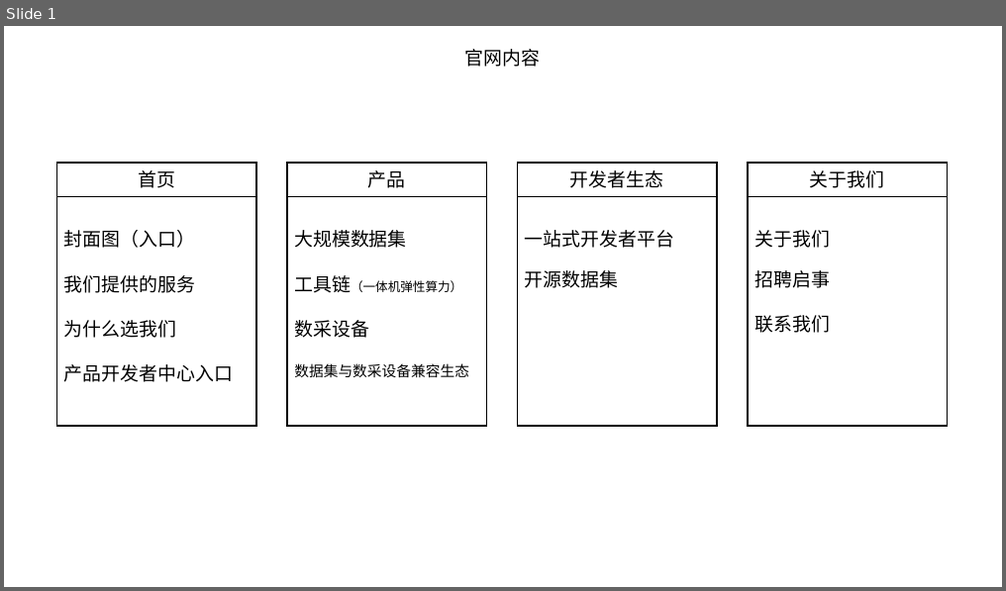
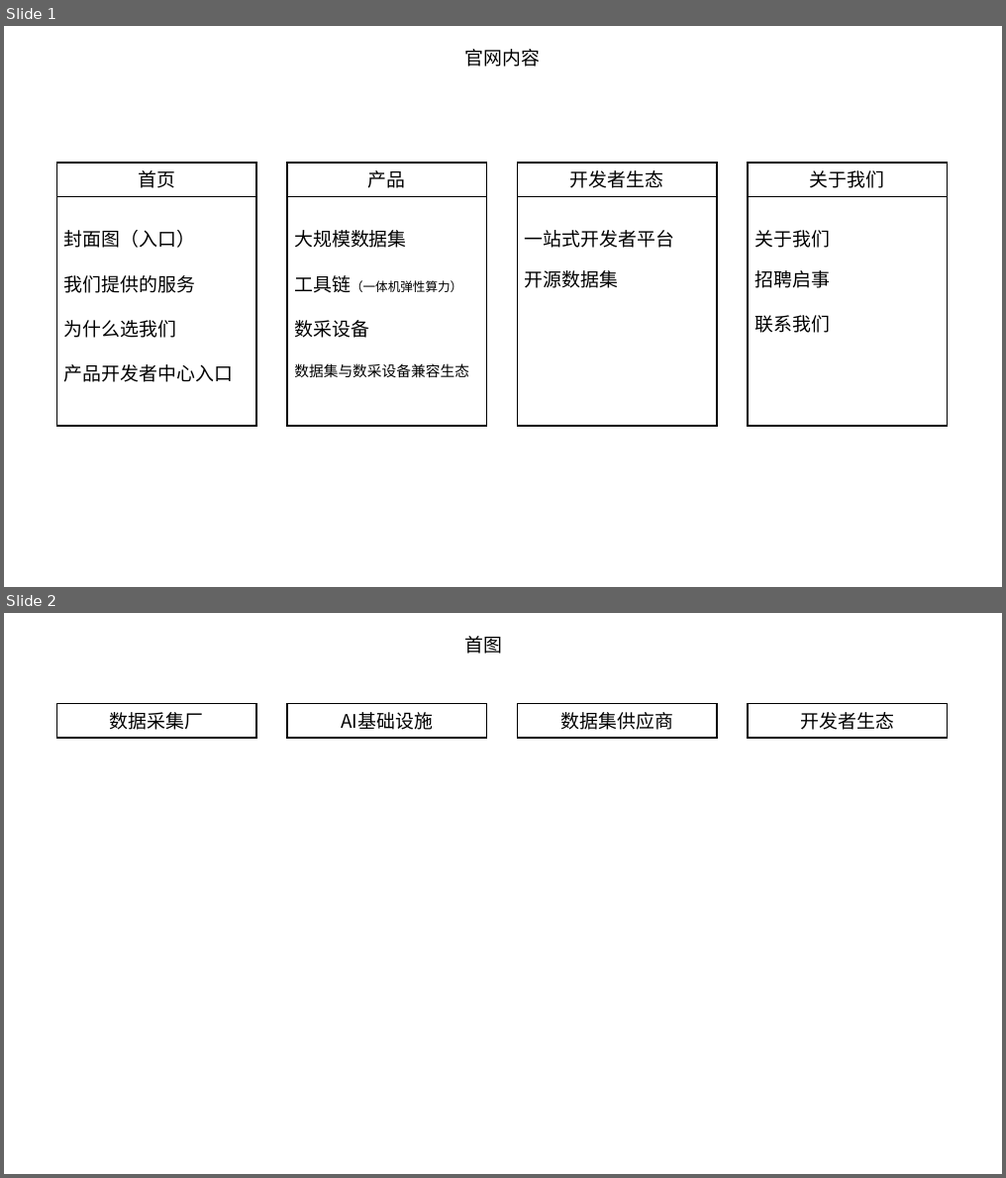
Before and after one commit to Boxjod/dolphinlynxi_home, a slide deck: assets/outline.pptx. Shown one above the other, each under a label of ours: slide 1 before the commit, slides 1 and 2 after it. The pictures are 1006x591 and 1006x1178 pixels, drawn with LibreOffice and Linux fonts; fonts in the diff are those of the drawing. Boxes give left, top, right and bottom in pixels: in the first picture for what was removed or moved away, otherwise in the second. Text is boxed around its words. In the diff, an @@ line names an element or a change of style, - is before the commit and + after.

```diff
--- a/assets/outline.pptx
+++ b/assets/outline.pptx
@@ slide 2 added at (x1=4, y1=613, x2=1002, y2=1174), background #FFFFFF @@
@@ text added at (x1=465, y1=636, x2=503, y2=654), 18 pt, text #000000 @@
+首图
@@ rectangle added at (x1=57, y1=703, x2=257, y2=738), outline #000000 1.5 pt, 18 pt, text #000000 @@
+数据采集厂
@@ rectangle added at (x1=287, y1=703, x2=487, y2=738), outline #000000 1.5 pt, 18 pt, text #000000 @@
+AI基础设施
@@ rectangle added at (x1=518, y1=703, x2=718, y2=738), outline #000000 1.5 pt, 18 pt, text #000000 @@
+数据集供应商
@@ rectangle added at (x1=747, y1=703, x2=947, y2=738), outline #000000 1.5 pt, 18 pt, text #000000 @@
+开发者生态
```
Also in this commit, not shown: 1 other slide added, 7 other files.
